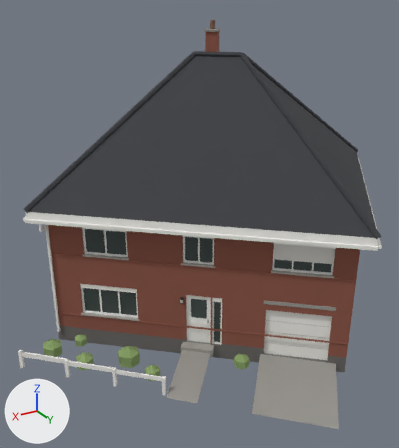
An edit to the glTF model web/public/models/vh_fork_house.glb, drawn before and after from the same camera.
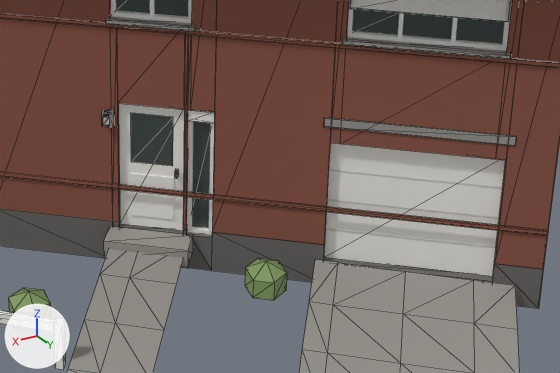
Each version appears first whole from a 50 mm lens placed at (9.54, 16.23, 13.48), pointed at (-2.29, -3.49, 3.62), and next in a close-up on the part from 35% to 88% of the width and 57% to 89% of the height. Lighting does not change. The marker at lower left points along +X, +Y and +Z. The older version's two pictures come first. The close-ups show mesh edges as thin lines. Where no turn or scale is listed for an object, it has been applied to the vertices. Vertices at exactly the same position are counted once.

Before the edit, the objects in view are built like this:
```python
me_vh_brick = bpy.data.meshes.new('vh_brick')
me_vh_brick.from_pydata(...)  # 250 vertices, 250 faces; spans x -13.3..4.5, y -14.0..4.0, z 0.2..11.8
me_vh_brick.materials.append(mat_vh_brick)  # brown #8c5444
me_vh_glass = bpy.data.meshes.new('vh_glass')
me_vh_glass.from_pydata(...)  # 64 vertices, 32 faces; spans x -12.5..3.5, y -13.0..3.3, z 0.2..5.1
me_vh_glass.materials.append(mat_vh_glass)  # dark grey #46514f
me_vh_trim = bpy.data.meshes.new('vh_trim')
me_vh_trim.from_pydata(...)  # 316 vertices, 370 faces; spans x -13.3..6.5, y -14.0..4.7, z -0.5..10.8
me_vh_trim.materials.append(mat_vh_trim)
ob_vh_brick = bpy.data.objects.new('vh_brick', me_vh_brick)
ob_vh_brick.location = (0.0, 0.0, 0.0)
ob_vh_glass = bpy.data.objects.new('vh_glass', me_vh_glass)
ob_vh_glass.location = (0.0, 0.0, 0.0)
ob_vh_trim = bpy.data.objects.new('vh_trim', me_vh_trim)
ob_vh_trim.location = (0.0, 0.0, 0.0)
# also in view: 'vh_frames_small' at (-3.65, -4.16, 2.68); 'vh_paving' at (-0.87, 3.0, -0.08); 'vh_stone' at (-4.88, -5.32, 6.03); 'vh_hedge' at (2.18, -0.21, 0.31)
```
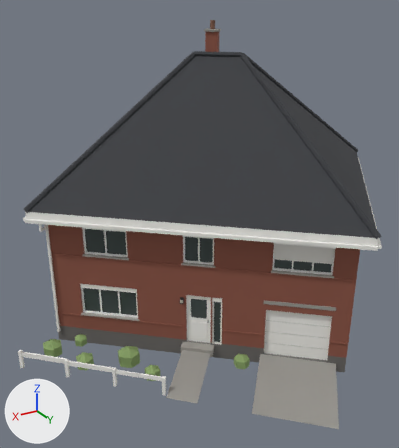
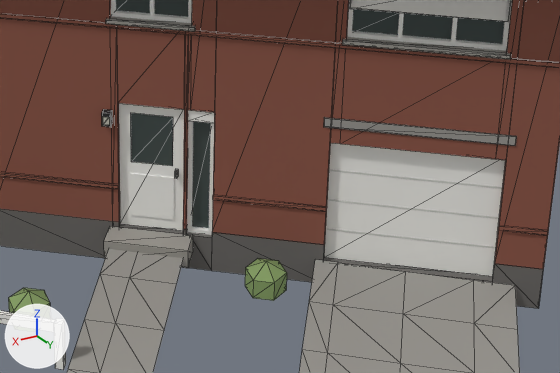
The edits, one by one:
me_vh_brick is used by ob_vh_brick; location (0.0, 0.0, 0.0).
me_vh_brick had 250 vertices, 250 faces and spanned x -13.3..4.5, y -14.0..4.0, z 0.2..11.8.
me_vh_brick now has 266 vertices, 270 faces and spans x -13.3..4.5, y -14.0..4.0, z 0.2..11.8.
me_vh_brick part 1: the loose piece of 8 vertices spanning x -4.5..4.5, y -4.0..4.0, z 0.9 is copied, and the copy is scaled about its middle by (0.142, 0.142, 1), then moved by (-1.4, 1.3, 0.0); it spans x -2.1..-0.8, y 0.7..1.9, z 0.9.
Part 2, on me_vh_brick:
6 faces are deleted.
8 vertices are added at x -3.9..0.3, y -0.2..3.5, z 0.9.
16 new faces join them.

Location of each change, [x1, y1, x2, y2] in pixels of the close-ups (560 x 373 px):
part 1 of me_vh_brick, added (brown): after [213, 195, 327, 212]
part 2 of me_vh_brick, cut back: [0, 172, 548, 236] in both
